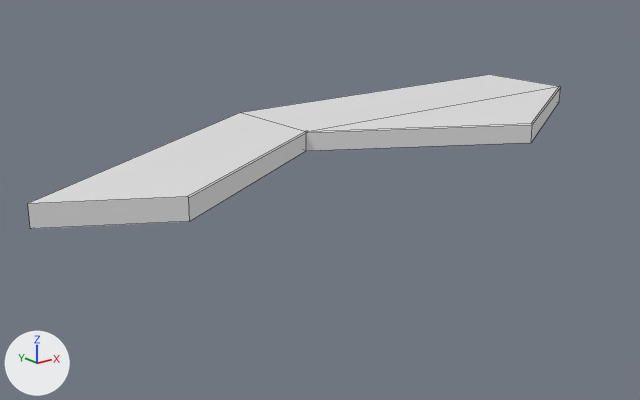
The FBX model Assets/Graphics/Meshes/borders.fbx as it was, and as the next commit left it.
The view is the same before and after, from a camera (50 mm lens) standing at (-2.24, -1.9, 0.88) and looking at (-0.2, 0.65, -0.14). Arrows for +X, +Y and +Z are at lower left; the lights stay in place. Mesh edges are drawn as thin lines.
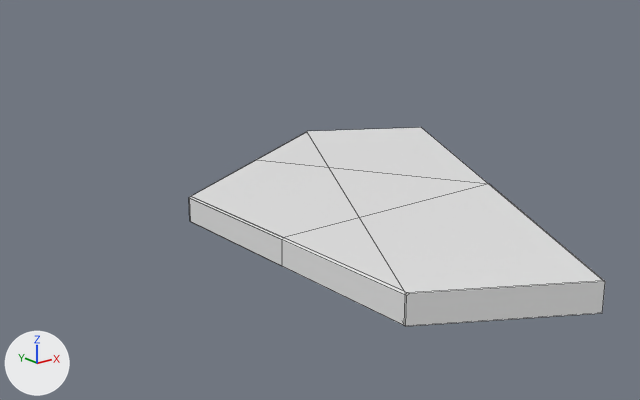
Commit message: better borders

Location of each change, [x1, y1, x2, y2] in pixels of the pictures (640 x 400 px):
'Cube', mesh turned
    before: [240, 74, 561, 151]
    after: [189, 127, 603, 325]
'Cube.001', reshaped (49% wider, 41% taller)
    before: [28, 113, 306, 229]
    after: [190, 162, 605, 326]

Patch to the scene script:
```diff
--- a/Assets/Graphics/Meshes/borders.fbx.py
+++ b/Assets/Graphics/Meshes/borders.fbx.py
@@ me_cube_002 @@
 # used by ob_cube_001; location = (0.0, 0.0, 0.0)
-me_cube_002.from_pydata(...)  # 10 vertices, 7 faces; spans x -1.299..0.0, y 0.5..1.5, z -0.042..0.042
+me_cube_002.from_pydata(...)  # 15 vertices, 12 faces; spans x -0.866..0.0, y -0.756..0.744, z -0.042..0.042
+# me_cube_002 part 1: the whole mesh is rebuilt
@@ me_cube_001 @@
 me_cube_001.from_pydata(...)  # 15 vertices, 13 faces; spans x 0.0..1.73, y 0.5..1.5, z -0.04..0.04
 # used by ob_cube; location = (0.0, 0.0, 0.0)
+# me_cube_001 part 2: the whole mesh is turned -120 degrees about the z axis through its middle, then moved by (-1.3, -0.75, 0.0)
```
